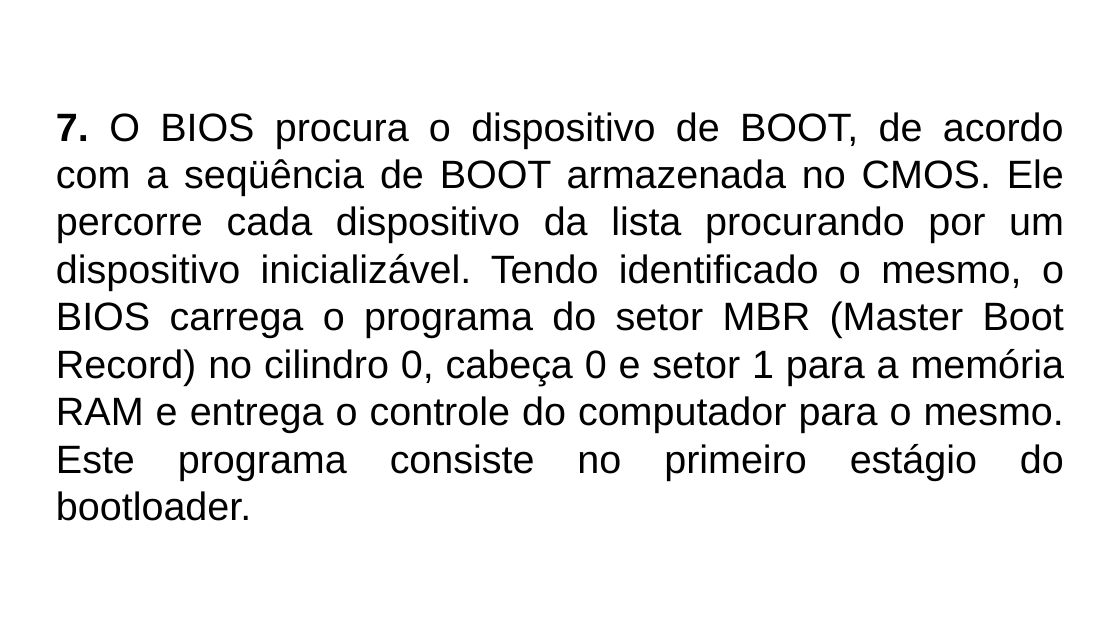
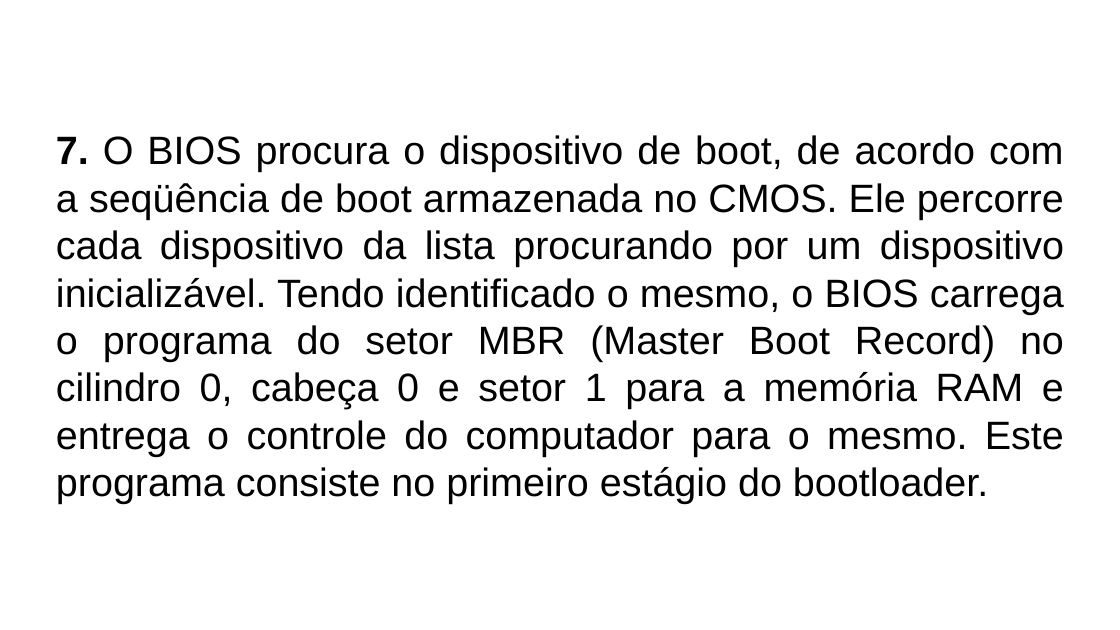
Before and after one commit to LeandroApAlmeida/Bootloader, a slide deck: slide 9 of doc/Fakenix.odp. Drawn at 1120x630 pixels with LibreOffice and Linux fonts; fonts in the diff are those of the drawing. Boxes give left, top, right and bottom in pixels: in the first picture for what was removed or moved away, otherwise in the second. Text is boxed around its words. In the diff, an @@ line names an element or a change of style, - is before the commit and + after.

```diff
--- a/doc/Fakenix.odp
+++ b/doc/Fakenix.odp
@@ text at (56, 135, 1064, 504): text changed @@
-7. O BIOS procura o dispositivo de BOOT, de acordo com a seqüência de BOOT armazenada no CMOS. Ele percorre cada dispositivo da lista procurando por um dispositivo inicializável. Tendo identificado o mesmo, o BIOS carrega o programa do setor MBR (Master Boot Record) no cilindro 0, cabeça 0 e setor 1 para a memória RAM e entrega o controle do computador para o mesmo. Este programa consiste no primeiro estágio do bootloader.
+7. O BIOS procura o dispositivo de boot, de acordo com a seqüência de boot armazenada no CMOS. Ele percorre cada dispositivo da lista procurando por um dispositivo inicializável. Tendo identificado o mesmo, o BIOS carrega o programa do setor MBR (Master Boot Record) no cilindro 0, cabeça 0 e setor 1 para a memória RAM e entrega o controle do computador para o mesmo. Este programa consiste no primeiro estágio do bootloader.
```
Also in this commit, not shown: 9 other slides changed, 1 other file.
